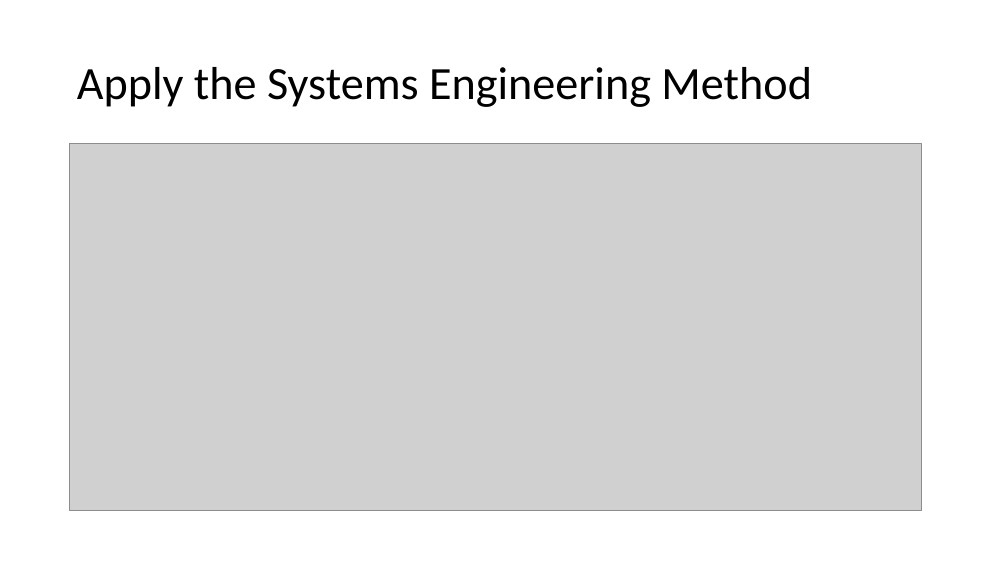
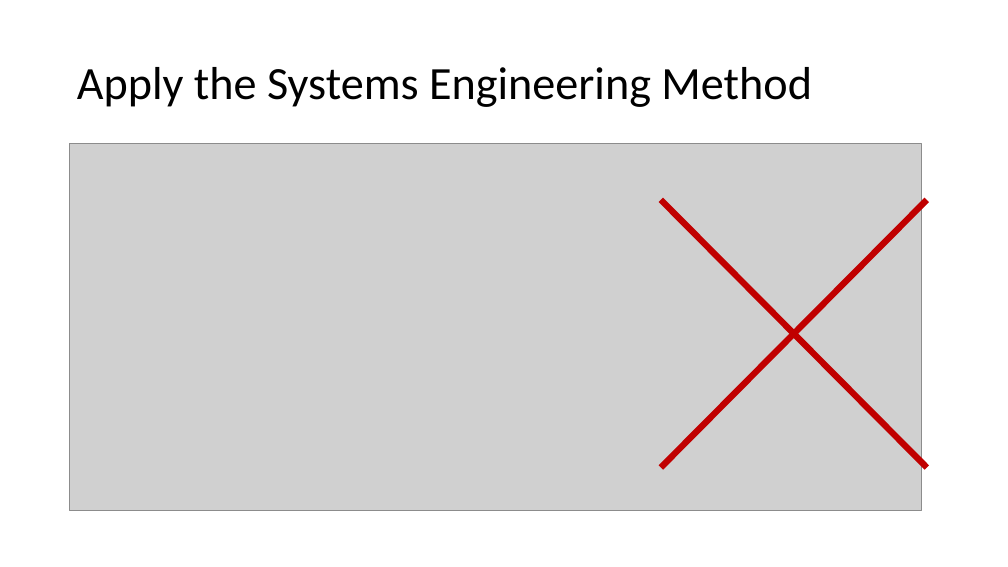
Before and after one commit to ejdoff/cyberhunt2021, a slide deck: slide 3 of ATW_APT_Presentation/EDA-Presentation.pptx. Drawn at 1008x567 pixels with LibreOffice and Linux fonts; fonts in the diff are those of the drawing; grey boxes stand for pictures. Boxes give left, top, right and bottom in pixels: in the first picture for what was removed or moved away, otherwise in the second. Text is boxed around its words. In the diff, an @@ line names an element or a change of style, - is before the commit and + after.

```diff
--- a/ATW_APT_Presentation/EDA-Presentation.pptx
+++ b/ATW_APT_Presentation/EDA-Presentation.pptx
@@ line added from (661, 200) to (927, 467), #C00000 6 pt @@
@@ line added from (927, 200) to (661, 467), #C00000 6 pt @@
```
Also in this commit, not shown: 3 other slides changed, 1 slide added.
